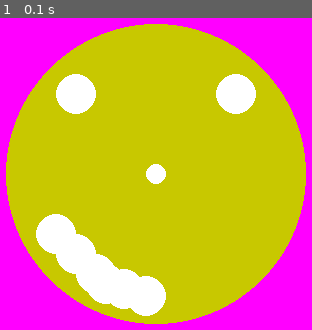
Above: before the commit, frame 1.
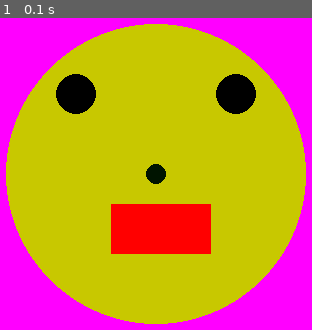
Above: after the commit, the same moment.

Repository: Rosebotics/catapult2019
Game: pygame game, started from learningPygame/Owen/00-MovingSmile/04-Drawing.py
The game is run twice, just before and just after one commit, with the same random seed, the same clock (stepped at 60 frames per second) and the same inputs.
Inputs:
- Up to frame 1 (0.1 s): no input

The runs differ from the first frame. In frame 1, 14% of the frame differs, in the area x 11-83%, y 17-96%.

Commit message:
Interaction and notes

Diff:
--- a/learningPygame/Owen/00-MovingSmile/04-Drawing.py
+++ b/learningPygame/Owen/00-MovingSmile/04-Drawing.py
@@ -19,21 +19,9 @@
     screen.fill((255, 0, 255)) # magenta
 
     pygame.draw.circle(screen, (200,200,0), (320,240), 150)
-    pygame.draw.circle(screen, (255, 255, 255), (240, 160), 20)
-    pygame.draw.circle(screen, (255, 255, 255), (400, 160), 20)
-    pygame.draw.circle(screen, (255, 255, 255), (320, 240), 10)
-    pygame.draw.circle(screen, (255, 255, 255), (220, 300), 20)
-    pygame.draw.circle(screen, (255, 255, 255), (240, 320), 20)
-    pygame.draw.circle(screen, (255, 255, 255), (260, 340), 20)
-    pygame.draw.circle(screen, (255, 255, 255), (270, 350), 20)
-    pygame.draw.circle(screen, (255, 255, 255), (288, 355), 20)
-    pygame.draw.circle(screen, (255, 255, 255), (310, 362), 20)
-    pygame.draw.circle(screen, (255, 255, 255), (270, 350), 20)
-    pygame.draw.circle(screen, (255, 255, 255), (270, 350), 20)
-    pygame.draw.circle(screen, (255, 255, 255), (270, 350), 20)
-    pygame.draw.circle(screen, (255, 255, 255), (270, 350), 20)
-    pygame.draw.circle(screen, (255, 255, 255), (270, 350), 20)
-    pygame.draw.circle(screen, (255, 255, 255), (270, 350), 20)
-    pygame.draw.circle(screen, (255, 255, 255), (270, 350), 20)
+    pygame.draw.circle(screen, (0, 0, 0), (240, 160), 20)
+    pygame.draw.circle(screen, (0, 0, 0), (400, 160), 20)
+    pygame.draw.circle(screen, (0, 20, 0), (320, 240), 10)
+    pygame.draw.rect(screen, (255, 0, 0), (275, 270, 100, 50))
 
     pygame.display.update()
--- a/learningPygame/Owen/00-MovingSmile/05-Animation.py
+++ b/learningPygame/Owen/00-MovingSmile/05-Animation.py
@@ -1,3 +1,32 @@
 # TODO: Copy all of your   04-Drawing.py   program and put it below this comment.
 
 # TODO: In this module we'll make the nose move down until a certain y then reset to the top again.
+
+
+import pygame
+import sys
+
+pygame.init()
+screen = pygame.display.set_mode((640, 480))
+nose_y = 240
+clock = pygame.time.Clock()
+while True:
+    clock.tick(60)
+    for event in pygame.event.get():
+        print(event)
+        if event.type == pygame.QUIT:
+            sys.exit()
+
+    screen.fill((255, 0, 255))  # magenta
+
+    pygame.draw.circle(screen, (200, 200, 0), (320, 240), 150)
+    pygame.draw.circle(screen, (0, 0, 0), (240, 160), 20)
+    pygame.draw.circle(screen, (0, 0, 0), (400, 160), 20)
+    nose_y = nose_y + 1
+    if nose_y >480:
+        nose_y = 240
+
+    pygame.draw.circle(screen, (0, 20, 0), (320, nose_y), 10)
+    pygame.draw.rect(screen, (255, 0, 0), (275, 270, 100, 50))#mouth
+
+    pygame.display.update()
--- a/learningPygame/Owen/00-MovingSmile/06-Interactions.py
+++ b/learningPygame/Owen/00-MovingSmile/06-Interactions.py
@@ -8,3 +8,39 @@
 #   Make the face grow and shrink with the g and s buttons.
 #   Draw a proportionally incorrect stick figure body under the face using lines.
 #   Make everything drawn move down off the screen if a the mouse down event occurs.
+import pygame
+import sys
+
+pygame.init()
+screen = pygame.display.set_mode((640, 480))
+nose_y = 240
+eye_x = 0
+clock = pygame.time.Clock()
+
+while True:
+    clock.tick(60)
+    for event in pygame.event.get():
+        if event.type == pygame.QUIT:
+            sys.exit()
+
+        pressed_keys = pygame.key.get_pressed()
+        if pressed_keys[pygame.K_UP]:
+            nose_y = 50
+        if pressed_keys[pygame.K_LEFT]:
+            eye_x = eye_x - 10
+            if eye_x < 0:
+                eye_x = 240
+
+    screen.fill((255, 0, 255))  # magenta
+
+    pygame.draw.circle(screen, (200, 200, 0), (320, 240), 150)
+    pygame.draw.circle(screen, (0, 0, 0), (240 + eye_x, 160), 20)
+    pygame.draw.circle(screen, (0, 0, 0), (400 + eye_x, 160), 20)
+    nose_y = nose_y + 2
+    if nose_y >480:
+        nose_y = 240
+
+    pygame.draw.circle(screen, (0, 20, 0), (320, nose_y), 10)
+    pygame.draw.rect(screen, (255, 0, 0), (275, 270, 100, 50))#mouth
+
+    pygame.display.update()
--- /dev/null
+++ b/learningPygame/Owen/Owen'sNotes.txt
@@ -0,0 +1,12 @@
+Things I have learned that I can use on my project
+
+00-moving smile
+    - drawing circle and rect
+    - Listening to key press events
+    - Clock
+    - Game loop
+    - colors
+
+01-DogBark
+    - Images
+    - Sounds
